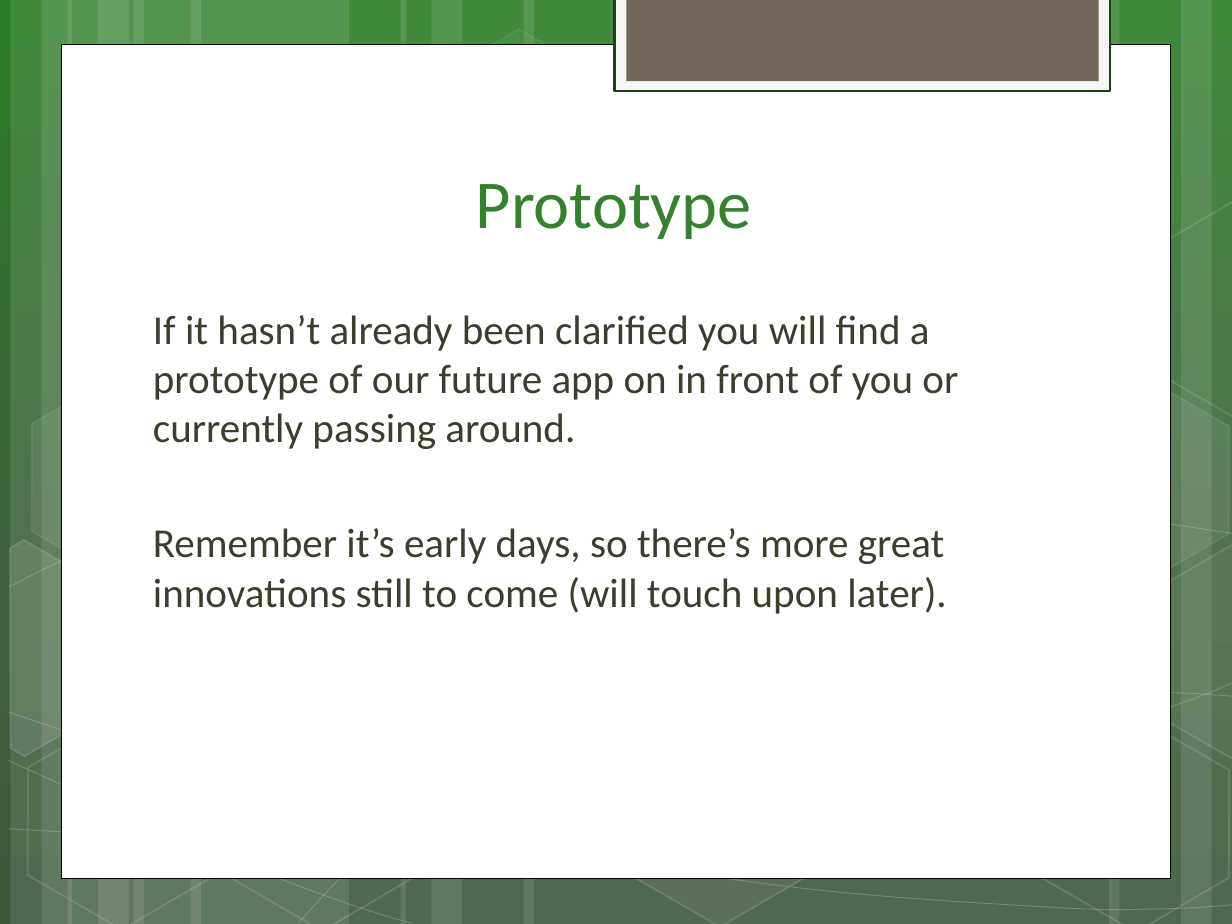
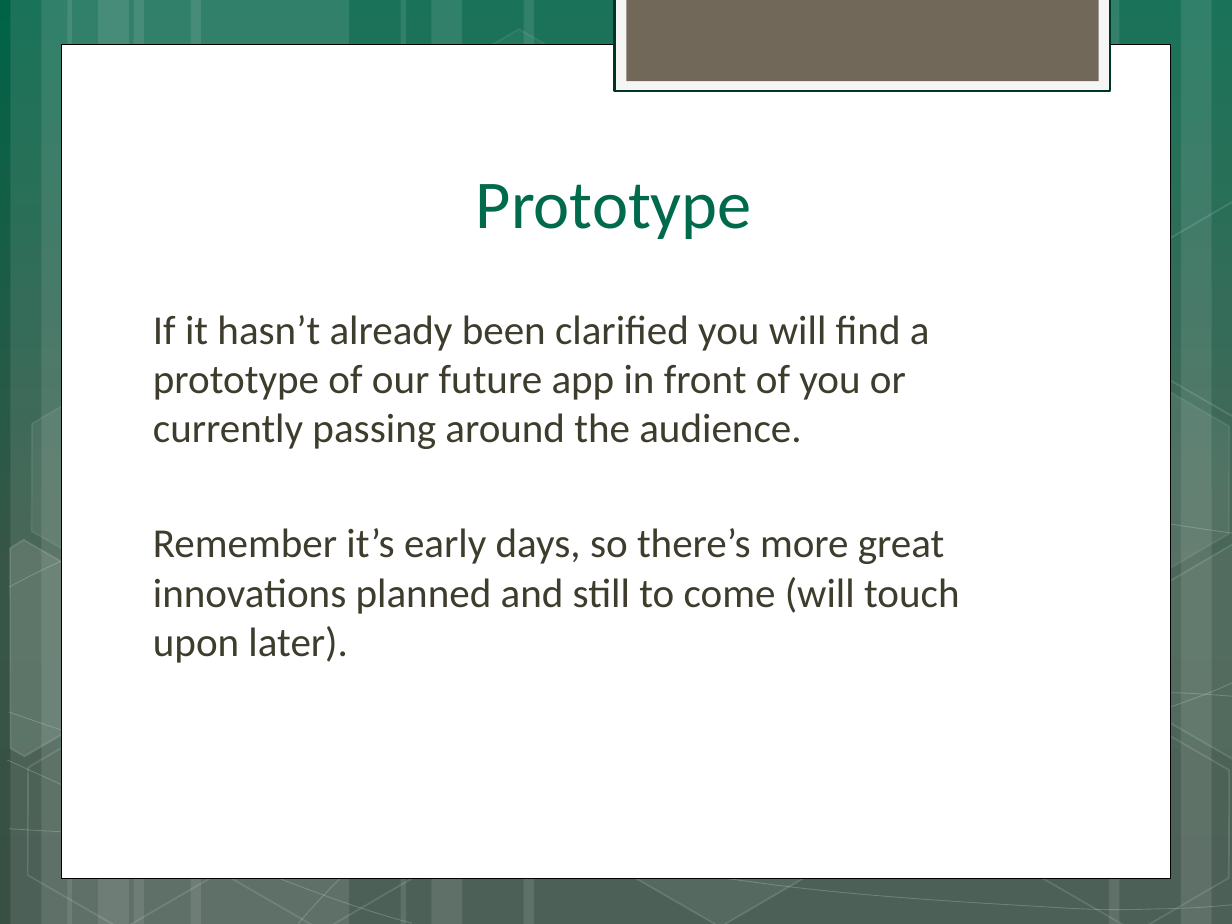
Before and after one commit to d-baranowski/Team-2, a slide deck: slide 3 of Powerpoint for Dragons Den/Dragons Den Presentation.pptx. Drawn at 1232x924 pixels with LibreOffice and Linux fonts; fonts in the diff are those of the drawing. Boxes give left, top, right and bottom in pixels: in the first picture for what was removed or moved away, otherwise in the second. Text is boxed around its words. In the diff, an @@ line names an element or a change of style, - is before the commit and + after.

Commit message:
Made some changes see descripton
Added screenshots to "how we built the prototype slide"
Editing some sentences on the current slides.
Left alot of room for the daniels to edit/add/remove etc.

Matt,

```diff
--- a/Powerpoint for Dragons Den/Dragons Den Presentation.pptx
+++ b/Powerpoint for Dragons Den/Dragons Den Presentation.pptx
@@ background gradient #2D7E27 to #3E623D to #3D593C to gradient #006347 to #375648 to #385044 @@
@@ rectangle at bbox=[615, 0, 1110, 91]: outline #1B4018 1.25 pt to #003526 1.25 pt @@
@@ title "Prototype" at bbox=[476, 184, 752, 239]: text colour #35812F to #006A4C @@
@@ text at bbox=[153, 315, 960, 663]: text changed @@
-If it hasn’t already been clarified you will find a prototype of our future app on in front of you or currently passing around.
-Remember it’s early days, so there’s more great innovations still to come (will touch upon later).
+If it hasn’t already been clarified you will find a prototype of our future app in front of you or currently passing around the audience.
+Remember it’s early days, so there’s more great innovations planned and still to come (will touch upon later).
```
Also in this commit, not shown: 6 other slides changed, 1 slide added, 1 slide removed.
